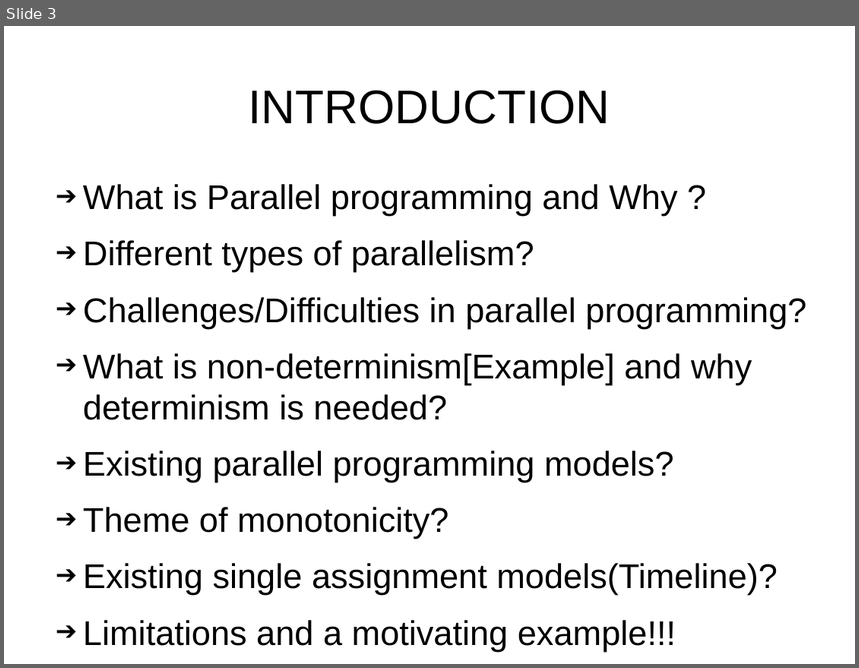
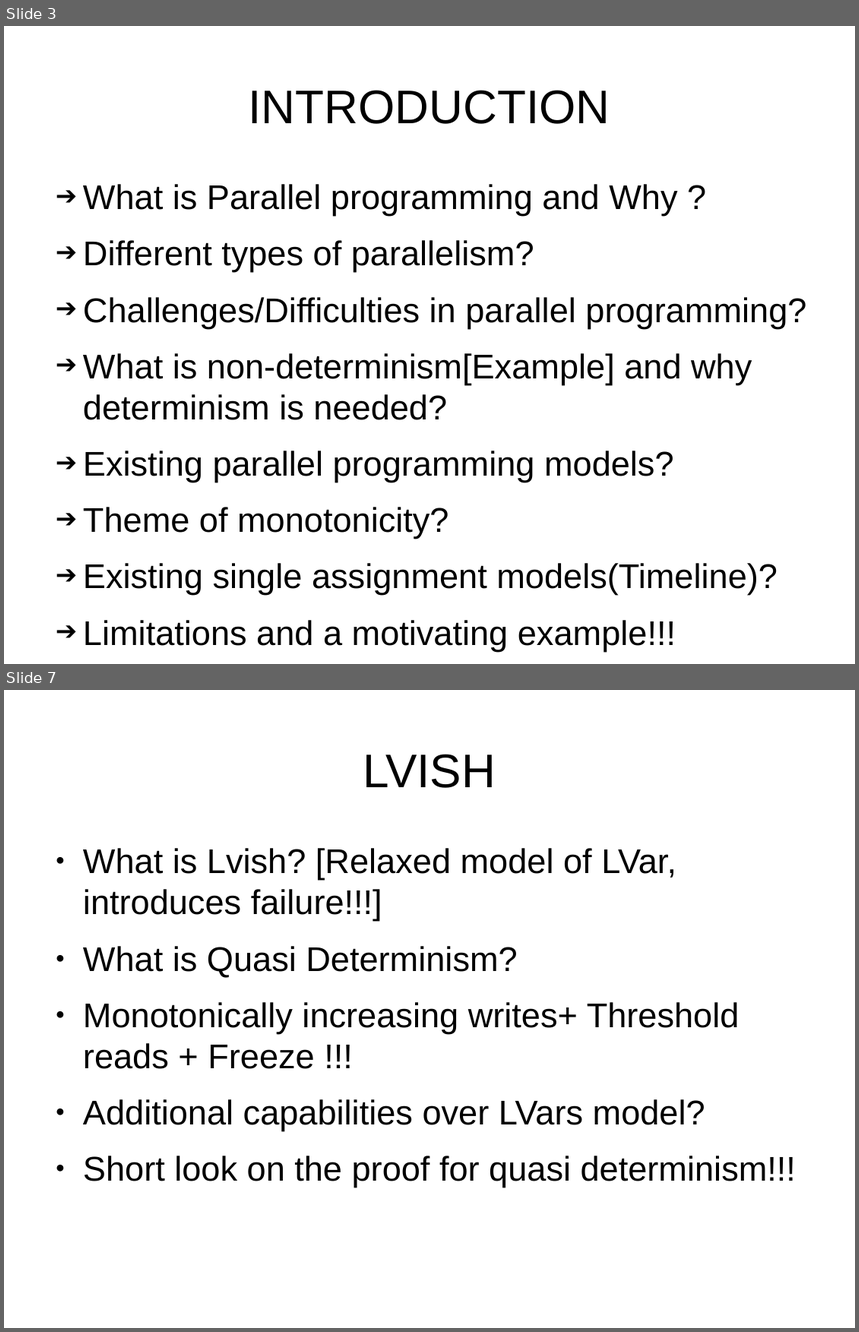
Before and after one commit to sentinel88/Personal, a slide deck: Talk.odp. Shown one above the other, each under a label of ours: slide 3 before the commit, slides 3 and 7 after it; the slides between them are not shown. The pictures are 859x668 and 859x1332 pixels, drawn with LibreOffice and Linux fonts; fonts in the diff are those of the drawing. Boxes give left, top, right and bottom in pixels: in the first picture for what was removed or moved away, otherwise in the second. Text is boxed around its words. In the diff, an @@ line names an element or a change of style, - is before the commit and + after.

```diff
--- a/Talk.odp
+++ b/Talk.odp
@@ slide 7 added at (x1=4, y1=690, x2=855, y2=1328), background #FFFFFF @@
@@ title added at (x1=363, y1=754, x2=496, y2=788), 44 pt, text #000000 @@
+LVISH
@@ text added at (x1=83, y1=848, x2=796, y2=1188), 32 pt, text #000000 @@
+● What is Lvish? [Relaxed model of LVar, introduces failure!!!]
+● What is Quasi Determinism?
+● Monotonically increasing writes+ Threshold reads + Freeze !!!
+● Additional capabilities over LVars model?
+● Short look on the proof for quasi determinism!!!
```
Also in this commit, not shown: 4 slides changed, 8 other slides added, 3 slides removed, 3 other files.
